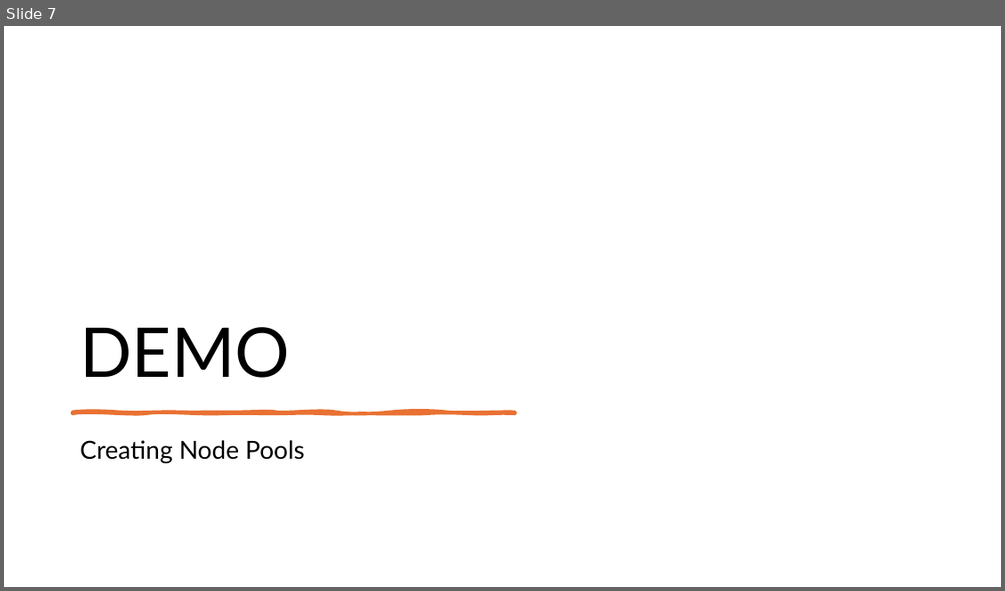
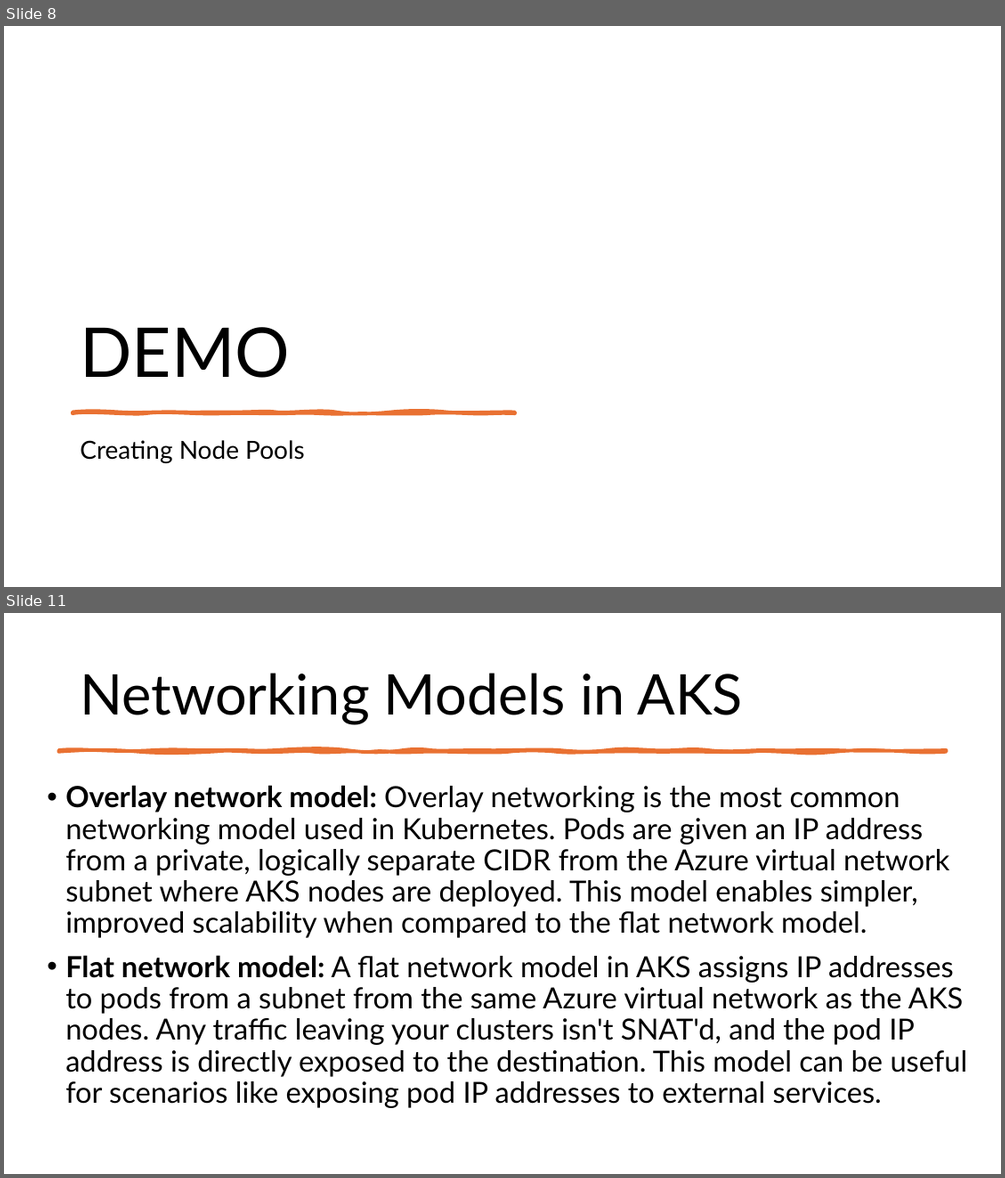
Before and after one commit to fhbilgen/AKSWorkshop, a slide deck: AKS_04_Networking.pptx. Shown one above the other, each under a label of ours: slide 7 before the commit, slides 8 and 11 after it; the slides between them are not shown. The pictures are 1005x591 and 1005x1178 pixels, drawn with LibreOffice and Linux fonts; fonts in the diff are those of the drawing. Boxes give left, top, right and bottom in pixels: in the first picture for what was removed or moved away, otherwise in the second. Text is boxed around its words. In the diff, an @@ line names an element or a change of style, - is before the commit and + after.

Commit message:
Adding topics to Networking

```diff
--- a/AKS_04_Networking.pptx
+++ b/AKS_04_Networking.pptx
@@ slide 11 added at bbox=[4, 613, 1001, 1174], background #FFFFFF @@
@@ title added at bbox=[80, 673, 743, 725], 54 pt, text #000000 @@
+Networking Models in AKS
@@ freeform shape added at bbox=[58, 750, 947, 751], fill #E97132, outline #E97132 3.25 pt @@
@@ text added at bbox=[65, 785, 968, 1108], 28 pt, text #000000 @@
+• Overlay network model: Overlay networking is the most common networking model used in Kubernetes. Pods are given an IP address from a private, logically separate CIDR from the Azure virtual network subnet where AKS nodes are deployed. This model enables simpler, improved scalability when compared to the flat network model.
+• Flat network model: A flat network model in AKS assigns IP addresses to pods from a subnet from the same Azure virtual network as the AKS nodes. Any traffic leaving your clusters isn't SNAT'd, and the pod IP address is directly exposed to the destination. This model can be useful for scenarios like exposing pod IP addresses to external services.
@@ what was slide 7 is now slide 8 @@
```
Also in this commit, not shown: 34 other slides added, 6 other files.
